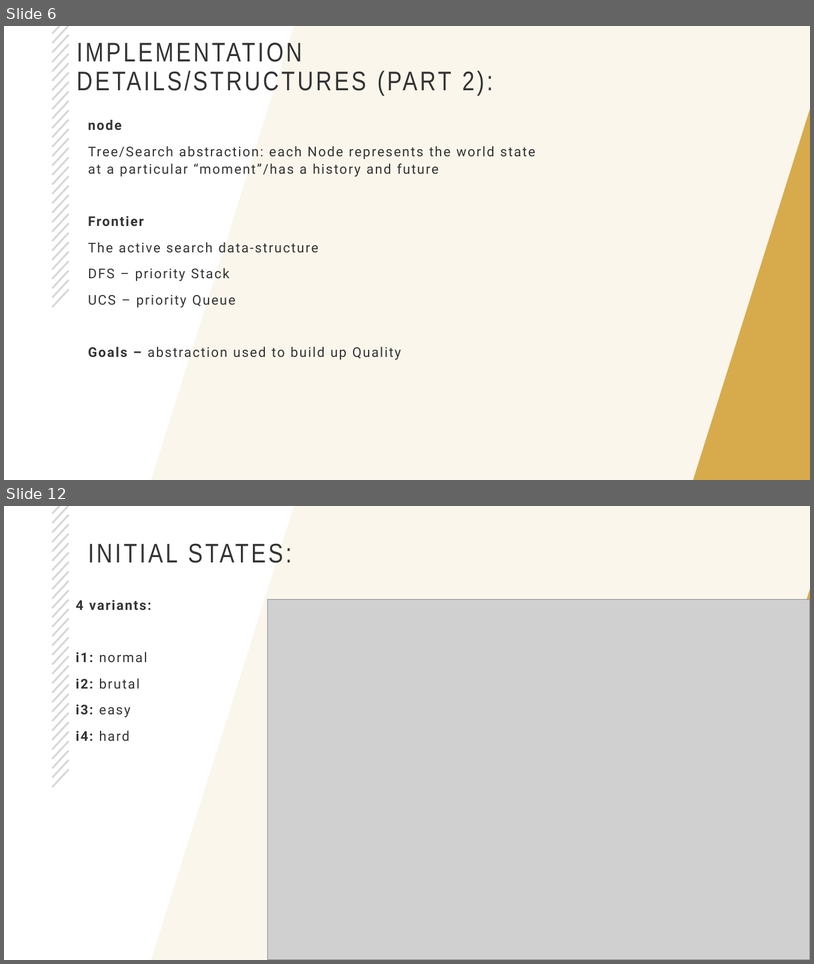
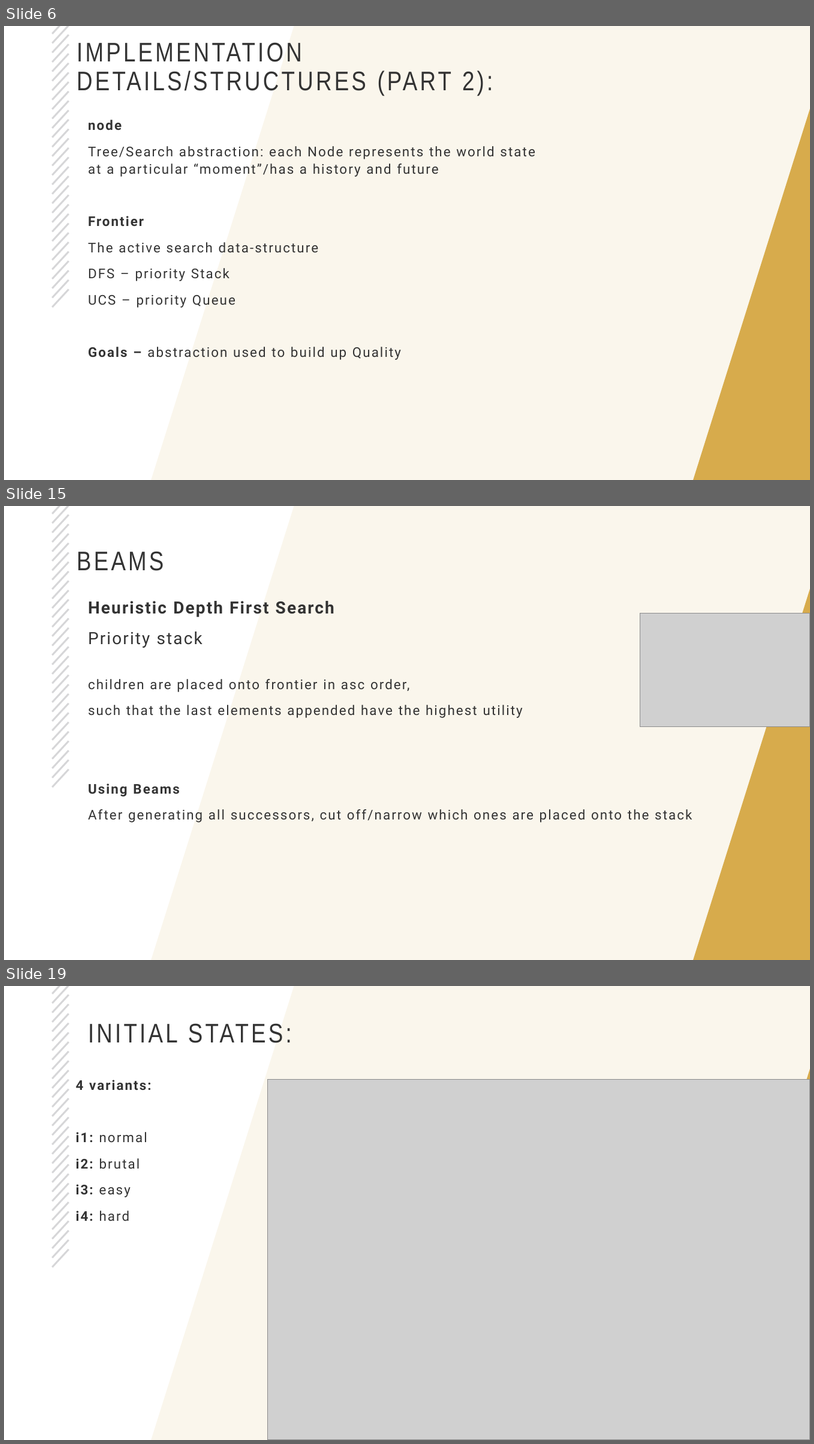
Before and after one commit to rich-java-dev/world-trade-ai-part1, a slide deck: CS5260-part1.pptx. Shown one above the other, each under a label of ours: slides 6 and 12 before the commit, slides 6, 15 and 19 after it; the slides between them are not shown. The pictures are 814x964 and 814x1444 pixels, drawn with LibreOffice and Linux fonts; fonts in the diff are those of the drawing; grey boxes stand for pictures; background and template pictures are left out. Boxes give left, top, right and bottom in pixels: in the first picture for what was removed or moved away, otherwise in the second. Text is boxed around its words. In the diff, an @@ line names an element or a change of style, - is before the commit and + after.

```diff
--- a/CS5260-part1.pptx
+++ b/CS5260-part1.pptx
@@ slide 15 added at [4, 506, 810, 960], background #FFFFFF; not listed: 32 template elements that a slide beside it also shows @@
@@ title added at [77, 551, 164, 571], 32 pt, text #333333 @@
+BEAMS
@@ text added at [88, 601, 692, 822], 16 pt, text #333333 @@
+Heuristic Depth First Search
+Priority stack
+children are placed onto frontier in asc order,
+such that the last elements appended have the highest utility
+Using Beams
+After generating all successors, cut off/narrow which ones are placed onto the stack
@@ picture added at [641, 613, 810, 727] @@
@@ what was slide 12 is now slide 19 @@
```
Also in this commit, not shown: 3 slides changed, 15 other slides added, 5 slides removed, 15 other files.
